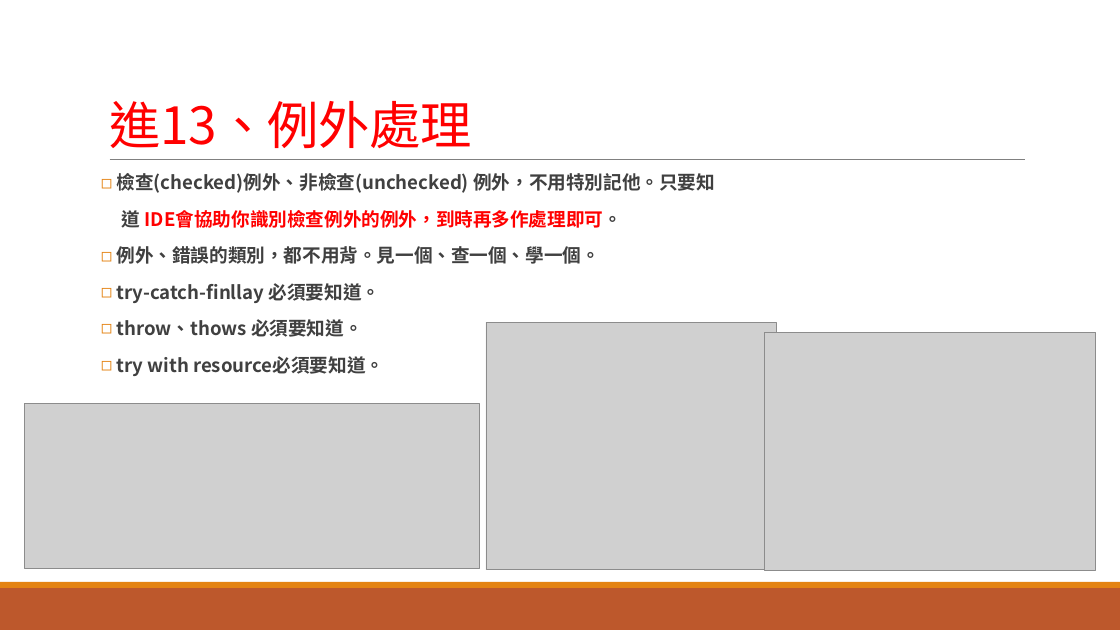
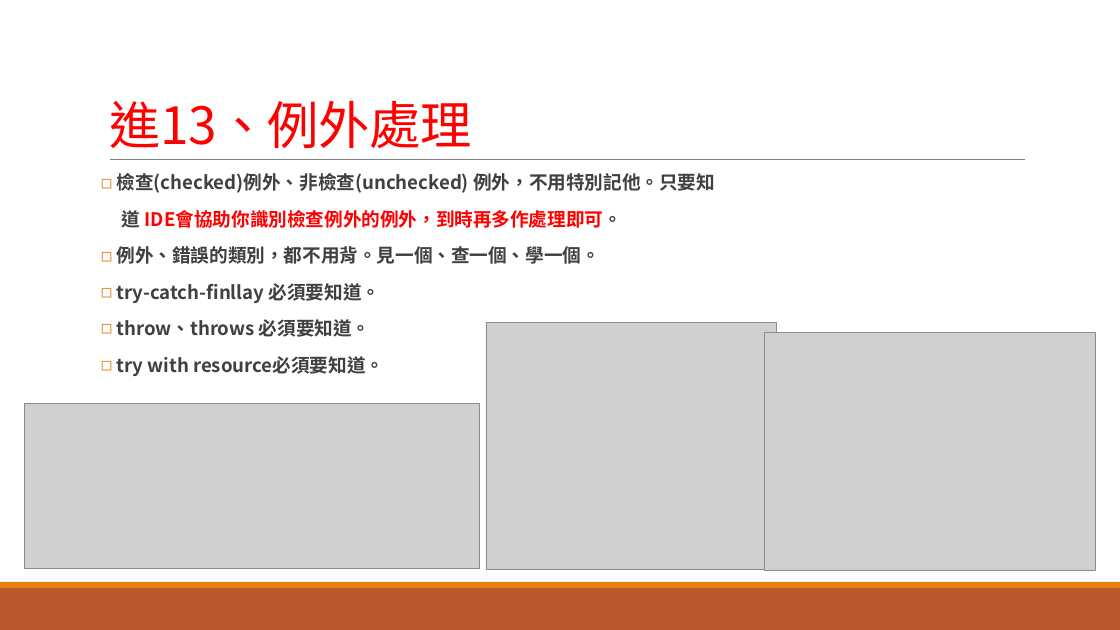
Before and after one commit to aweit-zhu/aweit-share, a slide deck: slide 4 of Java 相關/當前困境.pptx. Drawn at 1120x630 pixels with LibreOffice and Linux fonts; fonts in the diff are those of the drawing; grey boxes stand for pictures. Boxes give left, top, right and bottom in pixels: in the first picture for what was removed or moved away, otherwise in the second. Text is boxed around its words. In the diff, an @@ line names an element or a change of style, - is before the commit and + after.

Commit message:
update:

```diff
--- a/Java 相關/當前困境.pptx
+++ b/Java 相關/當前困境.pptx
@@ text at (116, 319, 371, 337): text changed @@
-◻ throw、thows 必須要知道。
+◻ throw、throws 必須要知道。
```
